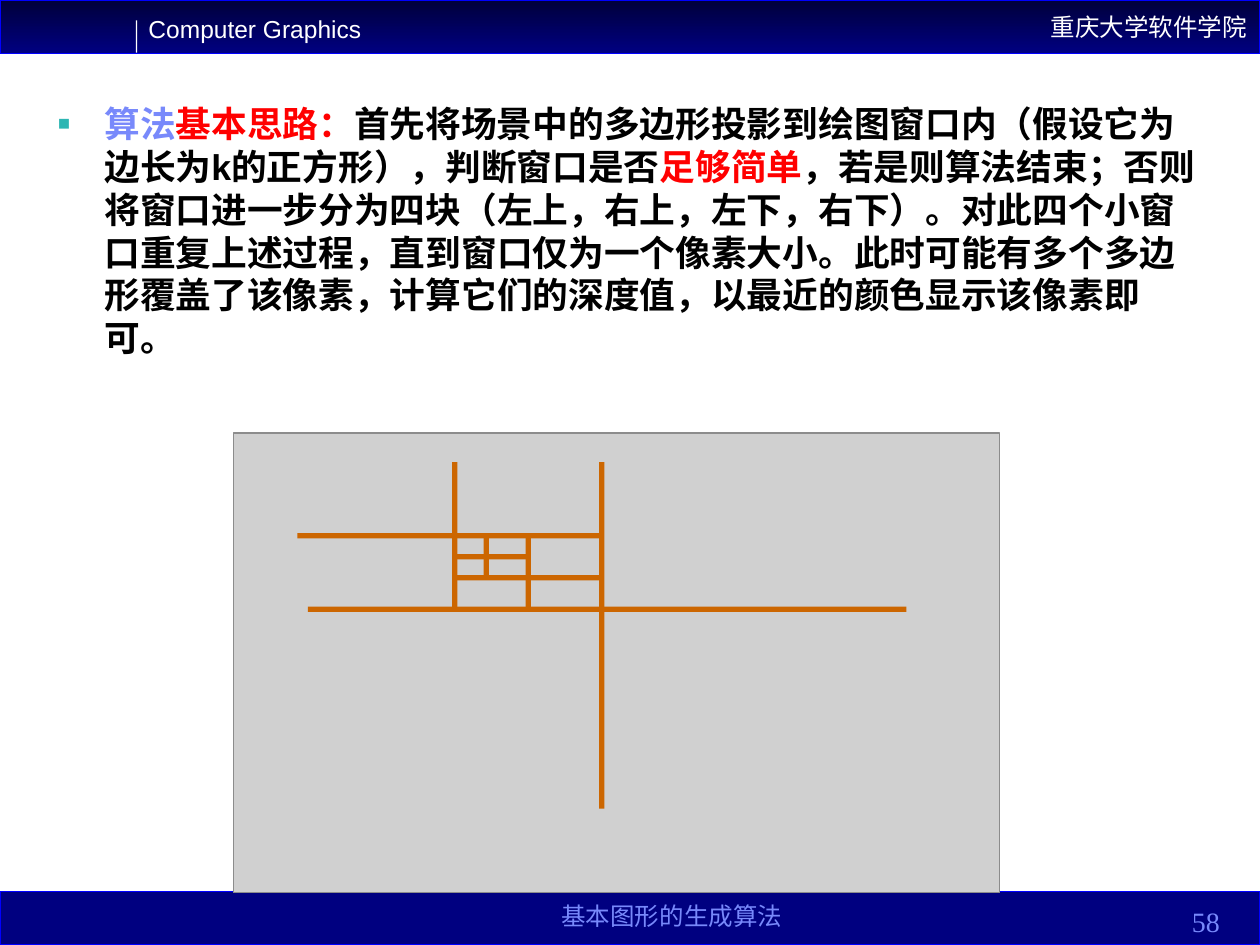
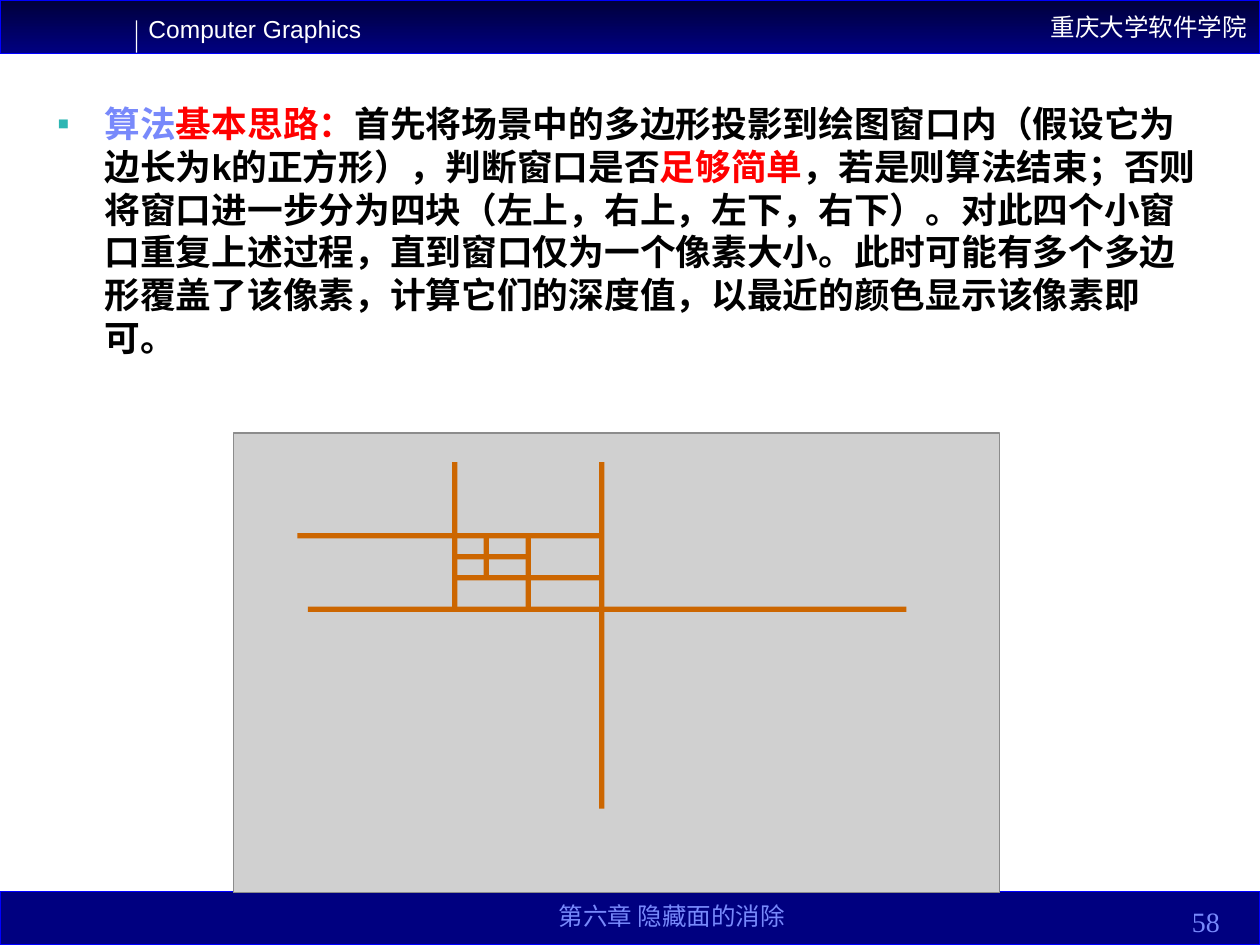
Before and after one commit to YYYYWD/Common, a slide deck: slide 58 of 大三上课件/计算机图形学/第六章.ppt. Drawn at 1260x945 pixels with LibreOffice and Linux fonts; fonts in the diff are those of the drawing; grey boxes stand for pictures. Boxes give left, top, right and bottom in pixels: in the first picture for what was removed or moved away, otherwise in the second. Text is boxed around its words. In the diff, an @@ line names an element or a change of style, - is before the commit and + after.

```diff
--- a/大三上课件/计算机图形学/第六章.ppt
+++ b/大三上课件/计算机图形学/第六章.ppt
@@ text at (559, 904, 785, 927): text changed @@
-基本图形的生成算法
+第六章 隐藏面的消除
```
Also in this commit, not shown: 66 other slides changed, 2 slides added, 2 slides removed, 51 other files.
